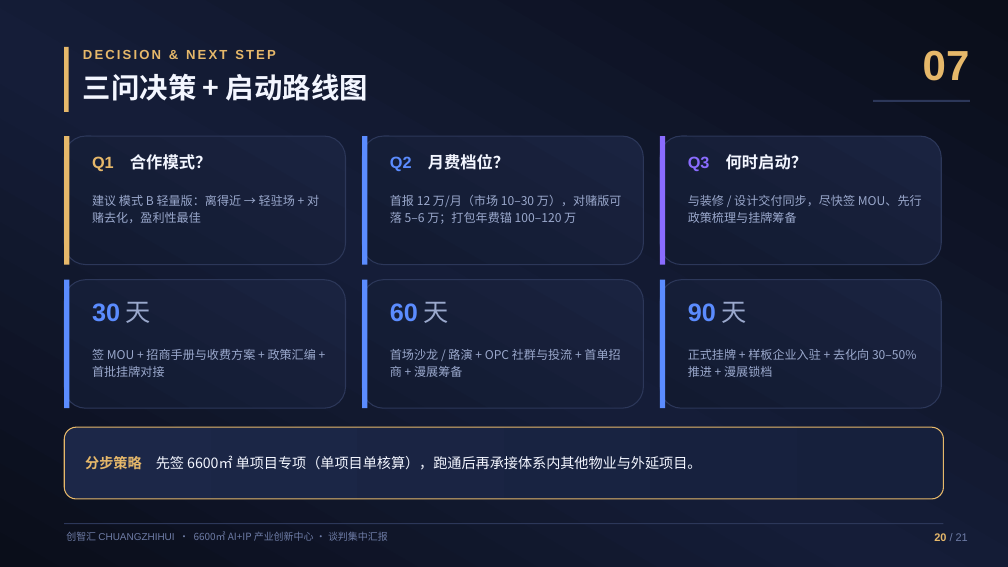
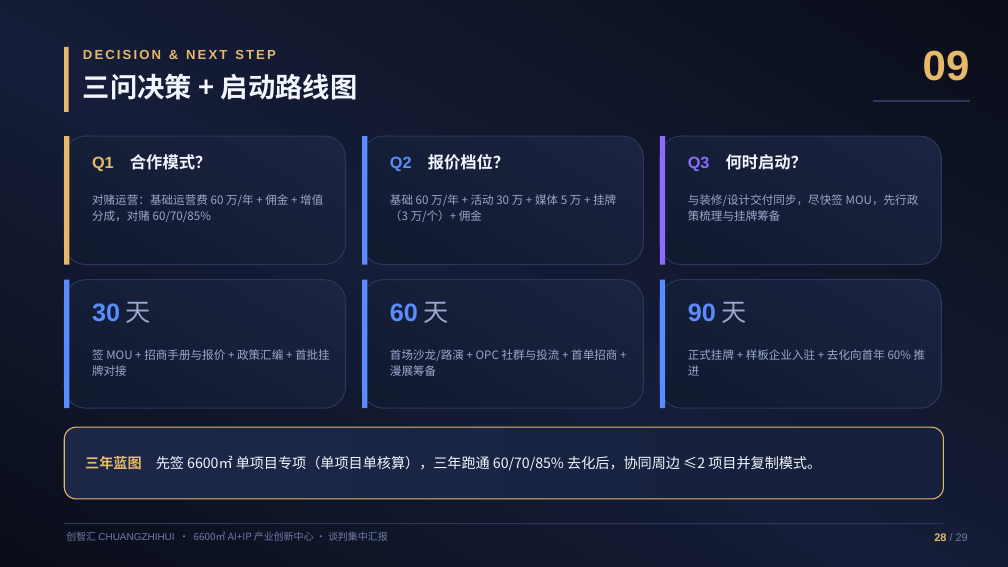
Before and after one commit to hujigang2010-maker/AIDEN, a slide deck: slide 28 of proposal/chuangzhihui-6600-proposal.pptx (slide 20 before the commit). Drawn at 1008x567 pixels with LibreOffice and Linux fonts; fonts in the diff are those of the drawing. Boxes give left, top, right and bottom in pixels: in the first picture for what was removed or moved away, otherwise in the second. Text is boxed around its words. In the diff, an @@ line names an element or a change of style, - is before the commit and + after.

```diff
--- a/proposal/chuangzhihui-6600-proposal.pptx
+++ b/proposal/chuangzhihui-6600-proposal.pptx
@@ text at bbox=[923, 50, 970, 81]: text changed @@
-07
+09
@@ text "三问决策 + 启动路线图" at bbox=[83, 73, 358, 100]: size 27 to 26 pt @@
@@ text at bbox=[390, 154, 509, 171]: text changed @@
-Q2 月费档位？
+Q2 报价档位？
@@ text at bbox=[92, 194, 323, 222]: text changed; size 11.5 to 11 pt @@
-建议 模式 B 轻量版：离得近 → 轻驻场 + 对赌去化，盈利性最佳
+对赌运营：基础运营费 60 万/年 + 佣金 + 增值分成，对赌 60/70/85%
@@ text at bbox=[390, 194, 616, 222]: text changed; size 11.5 to 11 pt @@
-首报 12 万/月（市场 10–30 万），对赌版可落 5–6 万；打包年费锚 100–120 万
+基础 60 万/年 + 活动 30 万 + 媒体 5 万 + 挂牌（3 万/个）+ 佣金
@@ text at bbox=[688, 194, 919, 221]: text changed; size 11.5 to 11 pt @@
-与装修 / 设计交付同步，尽快签 MOU、先行政策梳理与挂牌筹备
+与装修/设计交付同步，尽快签 MOU，先行政策梳理与挂牌筹备
@@ text at bbox=[92, 349, 330, 376]: text changed; size 11.5 to 11 pt @@
-签 MOU + 招商手册与收费方案 + 政策汇编 + 首批挂牌对接
+签 MOU + 招商手册与报价 + 政策汇编 + 首批挂牌对接
@@ text at bbox=[390, 349, 617, 376]: text changed; size 11.5 to 11 pt @@
-首场沙龙 / 路演 + OPC 社群与投流 + 首单招商 + 漫展筹备
+首场沙龙/路演 + OPC 社群与投流 + 首单招商 + 漫展筹备
@@ text at bbox=[688, 349, 926, 376]: text changed; size 11.5 to 11 pt @@
-正式挂牌 + 样板企业入驻 + 去化向 30–50% 推进 + 漫展锁档
+正式挂牌 + 样板企业入驻 + 去化向首年 60% 推进
@@ text at bbox=[85, 455, 821, 471]: text changed @@
-分步策略 先签 6600㎡ 单项目专项（单项目单核算），跑通后再承接体系内其他物业与外延项目。
+三年蓝图 先签 6600㎡ 单项目专项（单项目单核算），三年跑通 60/70/85% 去化后，协同周边 ≤2 项目并复制模式。
@@ text at bbox=[934, 532, 968, 543]: text changed @@
-20 / 21
+28 / 29
```
Also in this commit, not shown: 17 other slides changed, 11 slides added, 3 slides removed, 5 other files.
